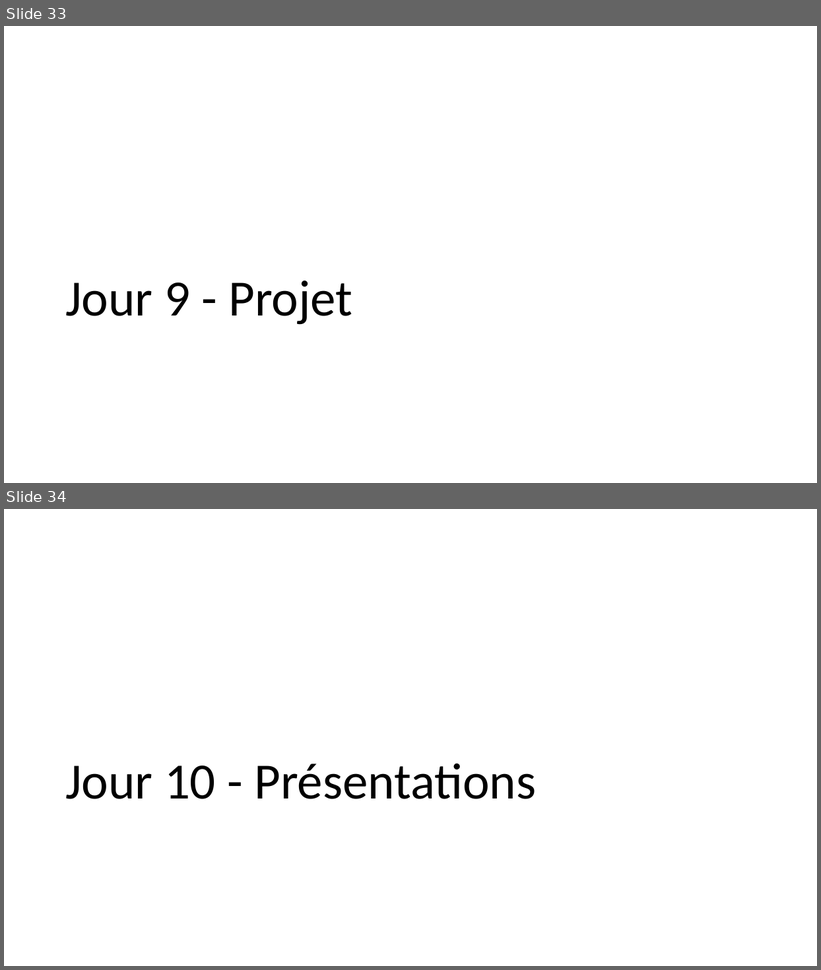
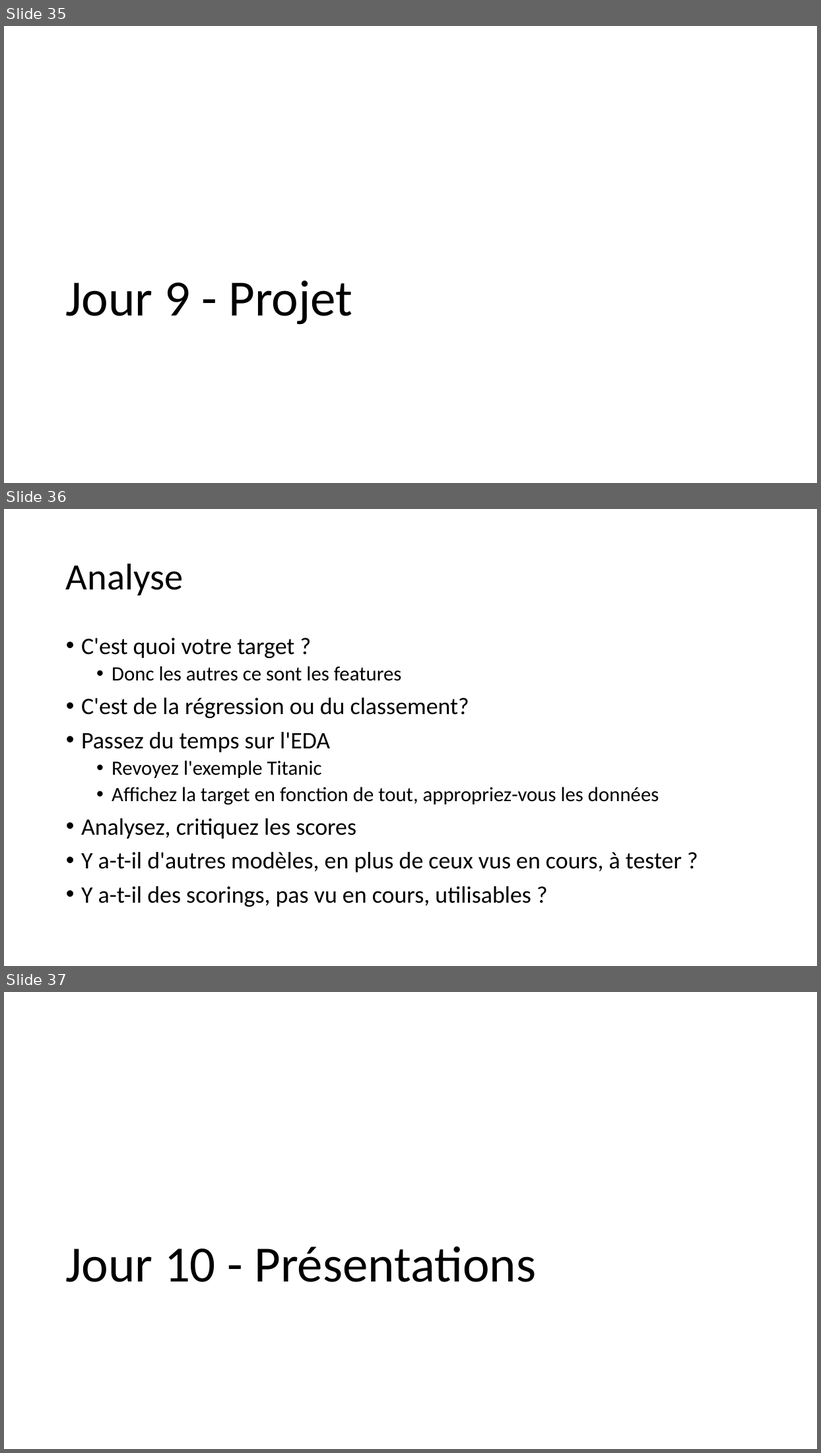
Before and after one commit to 40tude/Data_Essentials_Stage_Oct_2023, a slide deck: notes_de_stage.pptx. Shown one above the other, each under a label of ours: slides 33 and 34 before the commit, slides 35, 36 and 37 after it. The pictures are 821x970 and 821x1453 pixels, drawn with LibreOffice and Linux fonts; fonts in the diff are those of the drawing. Boxes give left, top, right and bottom in pixels: in the first picture for what was removed or moved away, otherwise in the second. Text is boxed around its words. In the diff, an @@ line names an element or a change of style, - is before the commit and + after.

```diff
--- a/notes_de_stage.pptx
+++ b/notes_de_stage.pptx
@@ slide 36 added at box(4, 509, 817, 966), background #FFFFFF @@
@@ title added at box(66, 563, 183, 595), 44 pt, text #000000 @@
+Analyse
@@ text added at box(81, 638, 682, 907), 28 pt, text #000000 @@
+• C'est quoi votre target ?
+  • Donc les autres ce sont les features
+• C'est de la régression ou du classement?
+• Passez du temps sur l'EDA
+  • Revoyez l'exemple Titanic
+  • Affichez la target en fonction de tout, appropriez-vous les données
+• Analysez, critiquez les scores
+• Y a-t-il d'autres modèles, en plus de ceux vus en cours, à tester ?
+• Y a-t-il des scorings, pas vu en cours, utilisables ?
@@ what was slide 33 is now slide 35 @@
@@ what was slide 34 is now slide 37 @@
```
Also in this commit, not shown: 7 slides changed, 4 other slides added, 4 other files.
